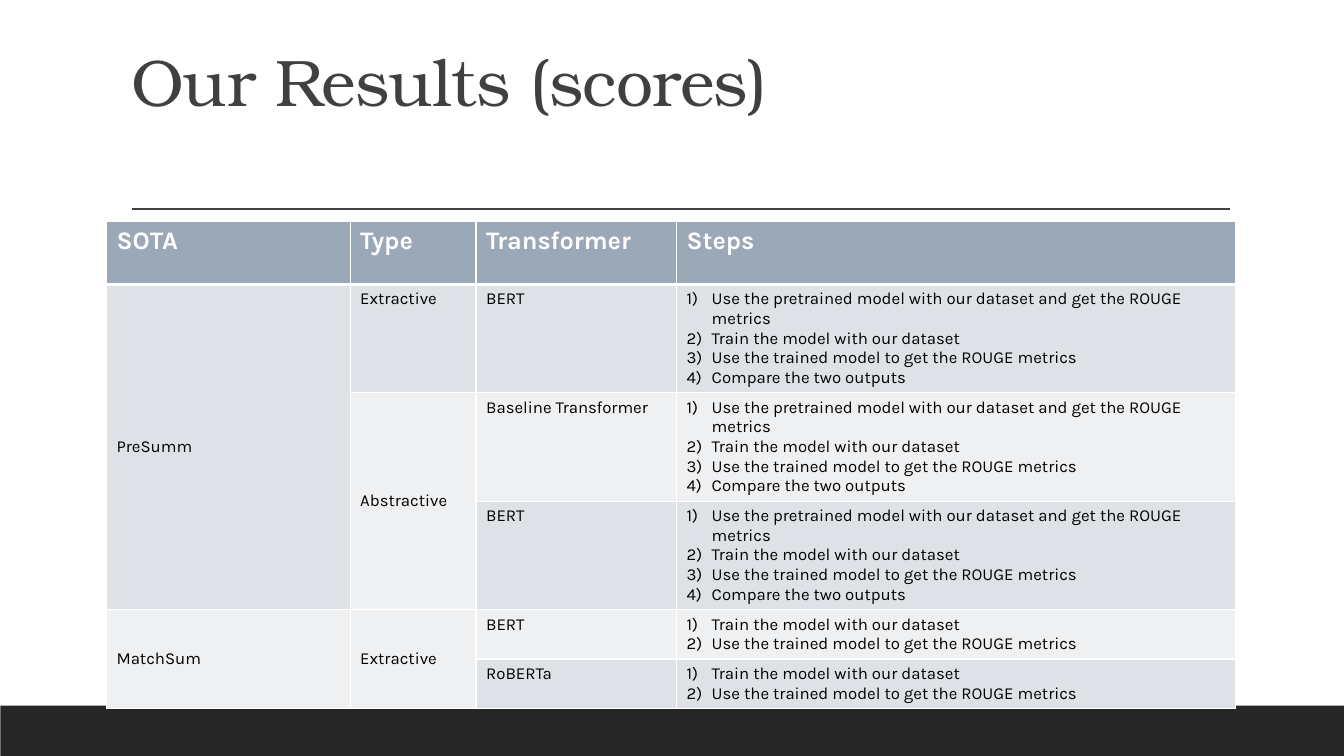
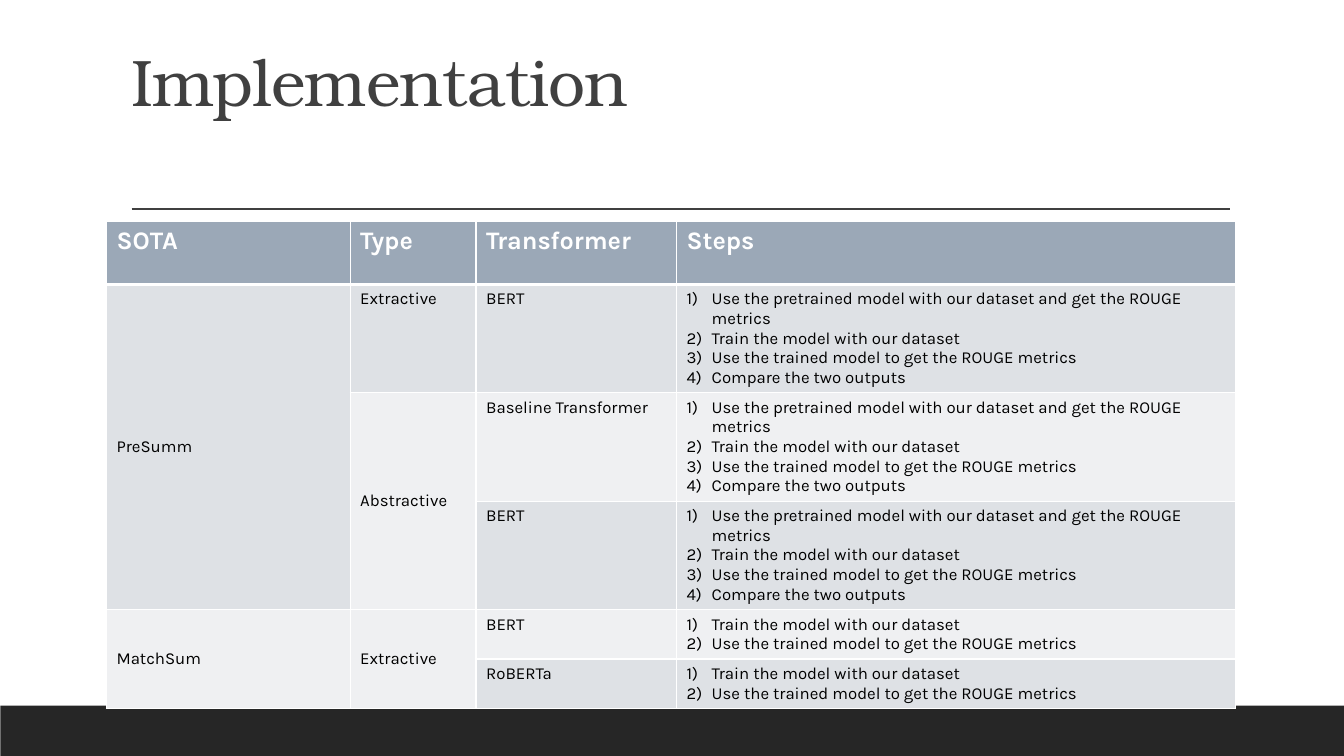
Before and after one commit to gufranpathan/case_law_g45, a slide deck: slide 10 of Group 45 Data Science for Case Law.pptx (slide 17 before the commit). Drawn at 1344x756 pixels with LibreOffice and Linux fonts; fonts in the diff are those of the drawing. Boxes give left, top, right and bottom in pixels: in the first picture for what was removed or moved away, otherwise in the second. Text is boxed around its words. In the diff, an @@ line names an element or a change of style, - is before the commit and + after.

```diff
--- a/Group 45 Data Science for Case Law.pptx
+++ b/Group 45 Data Science for Case Law.pptx
@@ title at <box>131,59,628,121</box>: text changed @@
-Our Results (scores)
+Implementation
```
Also in this commit, not shown: 6 other slides changed, 1 slide added, 1 other file.
